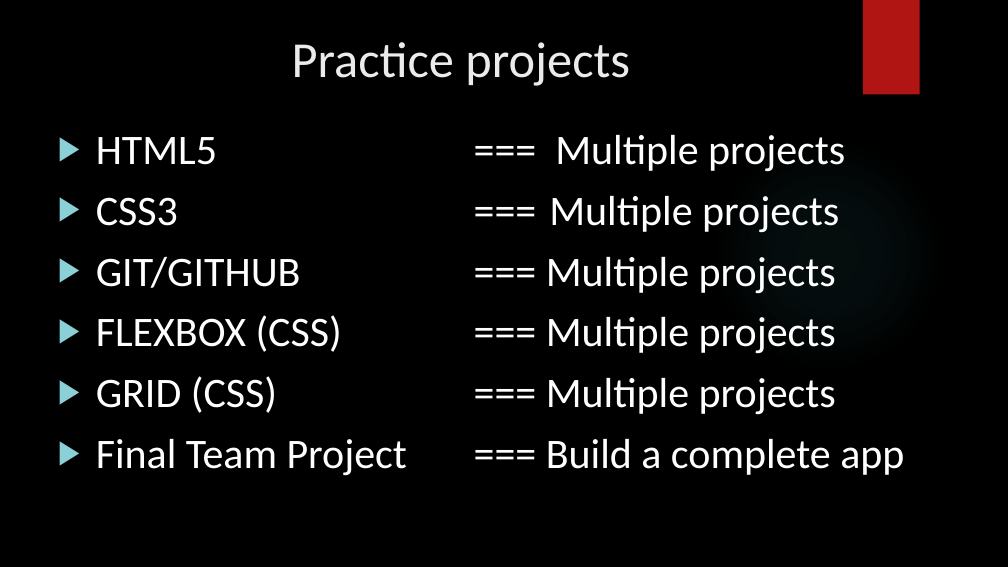
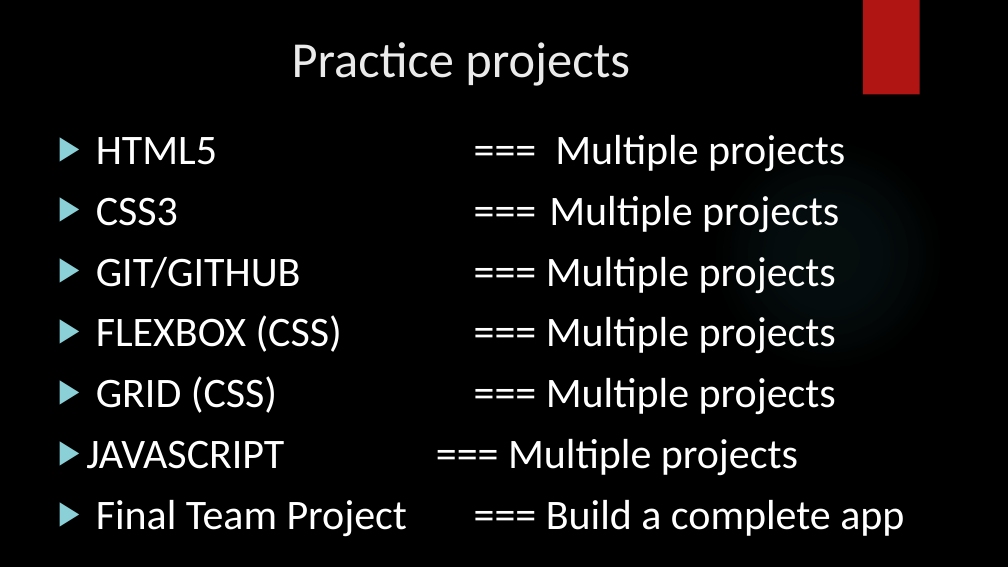
Before and after one commit to Code-Preach/Lectures, a slide deck: slide 2 of HTML/course-overview.pptx. Drawn at 1008x567 pixels with LibreOffice and Linux fonts; fonts in the diff are those of the drawing; background and template pictures are left out. Boxes give left, top, right and bottom in pixels: in the first picture for what was removed or moved away, otherwise in the second. Text is boxed around its words. In the diff, an @@ line names an element or a change of style, - is before the commit and + after.

```diff
--- a/HTML/course-overview.pptx
+++ b/HTML/course-overview.pptx
@@ text at [86,439,798,476]: paragraph added @@
+▶ JAVASCRIPT === Multiple projects
```
Also in this commit, not shown: 1 other slide changed, 18 other files.
